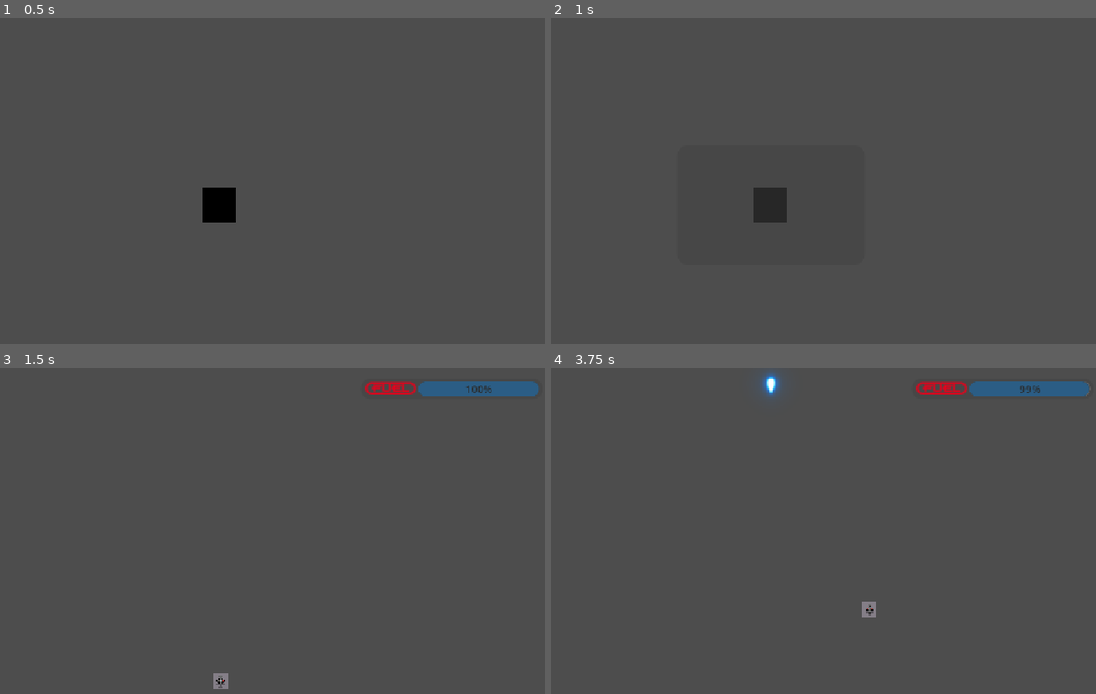
Above: before the commit, frames 1-4 (two rows, left to right).
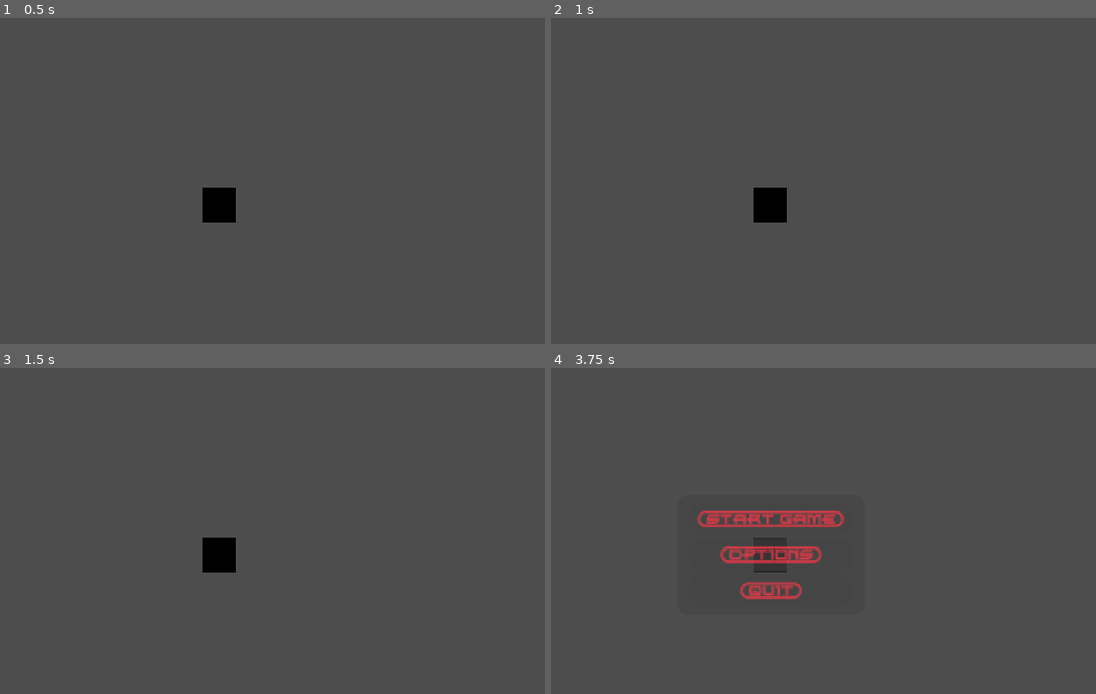
Above: after the commit, the same moments.

Repository: ikostan/SkyLockAssault
Game: Godot game, scene res://scenes/main_menu.tscn
Same seed, same stepped clock (60 frames per second), same inputs: the game is played once before the commit and once after it. Video files are missing from this copy of the repository; at most half a second of black plays in their place.
Inputs (mouse positions are in pixels of both pictures, inside the frame that each line leads up to):
- Up to frame 1 (0.5 s): no input
- Up to frame 2 (1 s): tap Enter at 0.5 s; move the mouse to (916, 187) at 0.52 s; hold D (move_right) from 0.53 s (still down); hold Space (fire) from 0.53 s (still down); click (916, 187) at 0.67 s
- Up to frame 3 (1.5 s): release D (move_right) at 1.25 s; release Space (fire) at 1.25 s; click (218, 517) at 1.25 s, where only the run before the commit has a clickable "{START=GAME}"
- Up to frame 4 (3.75 s): tap Space (fire) at 2 s; move the mouse to (638, 573) at 2.02 s; hold W (move_backward) 2.03-2.78 s; tap Q (next_weapon) at 2.1, 3.6 s; move the mouse to (839, 472) at 2.77 s; hold D (move_right) 2.78-3.53 s; hold Space (fire) 2.78-3.53 s; move the mouse to (736, 628) at 3.52 s; hold X (move_forward) from 3.53 s (still down); click (736, 628) at 3.67 s

Frame 1 is identical in both runs. In frame 2, 0.7% of the frame differs, in the area x 37-44%, y 52-63%; in frame 3, 2.1%; in frame 4, 4.4%, in the area x 26-99%, y 1-77%.

Commit message:
Update main menu video and UI delay
Replaced the main menu video with a new file and updated scene references accordingly. Increased the initial UI delay from 0.5 to 3.0 seconds in the main menu script.

Diff:
--- a/scenes/main_menu.tscn
+++ b/scenes/main_menu.tscn
@@ -1,7 +1,7 @@
 [gd_scene load_steps=14 format=3 uid="uid://brpckgp7j86jp"]
 
 [ext_resource type="Script" uid="uid://cdubukgyitlm8" path="res://scripts/main_menu.gd" id="1_l6cm7"]
-[ext_resource type="VideoStream" uid="uid://dxu50q1yffe6a" path="res://files/video/grok-video-main2.ogv" id="2_ekxnf"]
+[ext_resource type="VideoStream" uid="uid://bmpiyn7clgg1c" path="res://files/video/grok-video-main_menu_3_by_2.ogv" id="2_wu84c"]
 [ext_resource type="FontFile" uid="uid://borwvgqdgawbj" path="res://files/fonts/EMPIREST.TTF" id="3_bqqt6"]
 [ext_resource type="AudioStream" uid="uid://b2bbye26af2qg" path="res://files/sounds/music/battle-epic-241575.ogg" id="4_wu84c"]
 
@@ -73,7 +73,7 @@
 anchor_bottom = 1.0
 grow_horizontal = 2
 grow_vertical = 2
-stream = ExtResource("2_ekxnf")
+stream = ExtResource("2_wu84c")
 autoplay = true
 loop = true
 
--- a/scripts/main_menu.gd
+++ b/scripts/main_menu.gd
@@ -63,7 +63,7 @@
 	# New: Create and start a timer for delayed UI show
 	# In _ready() (replace timer; no Timer needed)
 	var delay_timer: Timer = Timer.new()  # Still use timer for initial delay
-	delay_timer.wait_time = 0.5
+	delay_timer.wait_time = 3.0
 	delay_timer.one_shot = true
 	add_child(delay_timer)
 	delay_timer.timeout.connect(_start_ui_fade)
Not shown, changed: export/web/index.html
Not shown, changed: export/web/index.pck
Not shown, added: files/video/grok-video-main_menu_3_by_2.ogv
